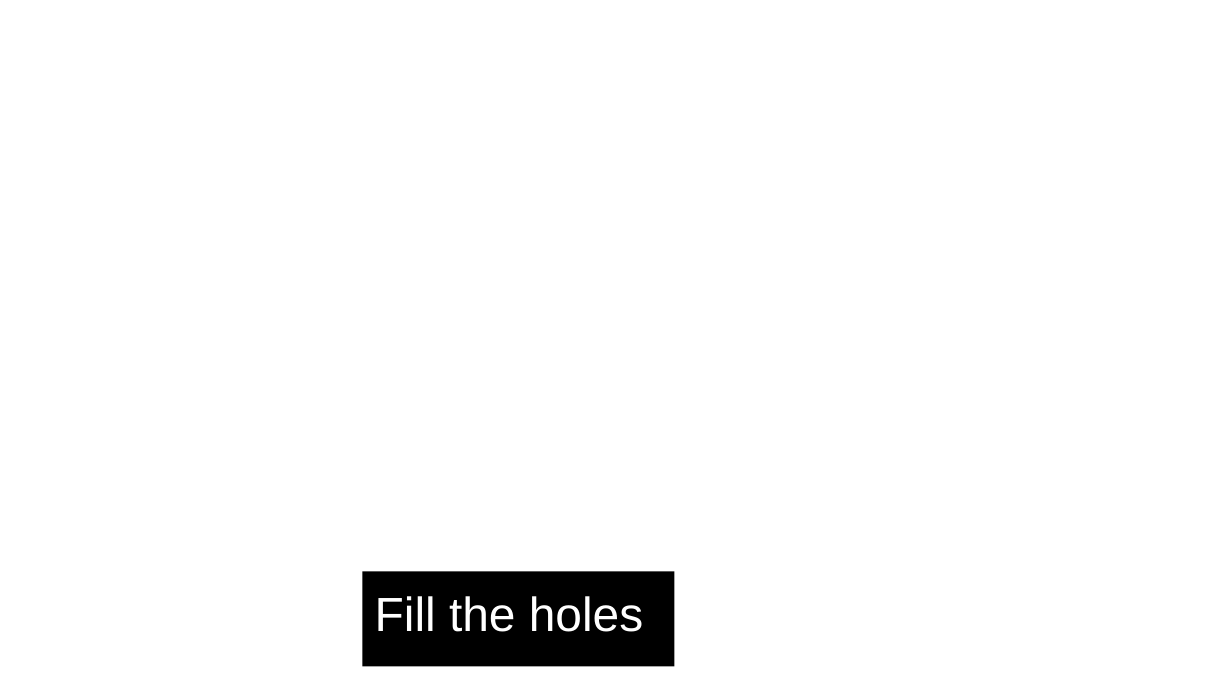
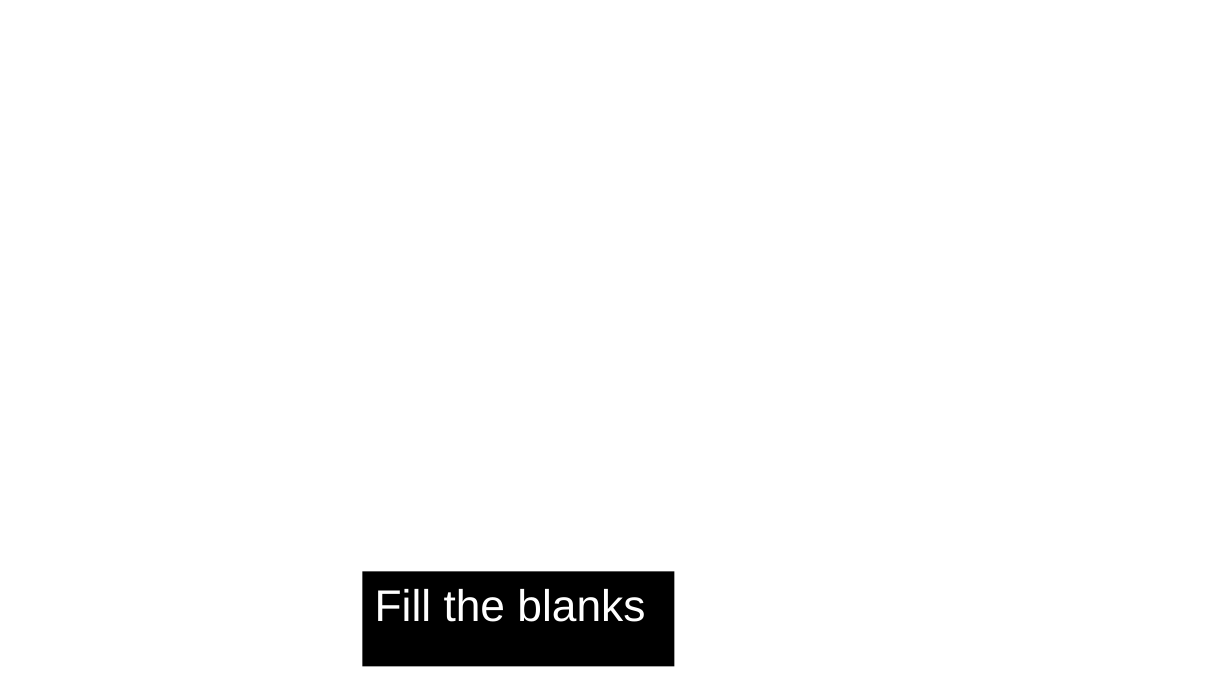
Before and after one commit to NastasiaSaby/ml_introduction, a slide deck: slide 13 of Introduction to ML.odp (slide 12 before the commit). Drawn at 1232x693 pixels with LibreOffice and Linux fonts; fonts in the diff are those of the drawing; background and template pictures are left out. Boxes give left, top, right and bottom in pixels: in the first picture for what was removed or moved away, otherwise in the second. Text is boxed around its words. In the diff, an @@ line names an element or a change of style, - is before the commit and + after.

Commit message:
Update slides

```diff
--- a/Introduction to ML.odp
+++ b/Introduction to ML.odp
@@ title at [375,589,645,622]: text changed; size 28 to 25.9 pt @@
-Fill the holes
+Fill the blanks
```
Also in this commit, not shown: 3 slides added.
